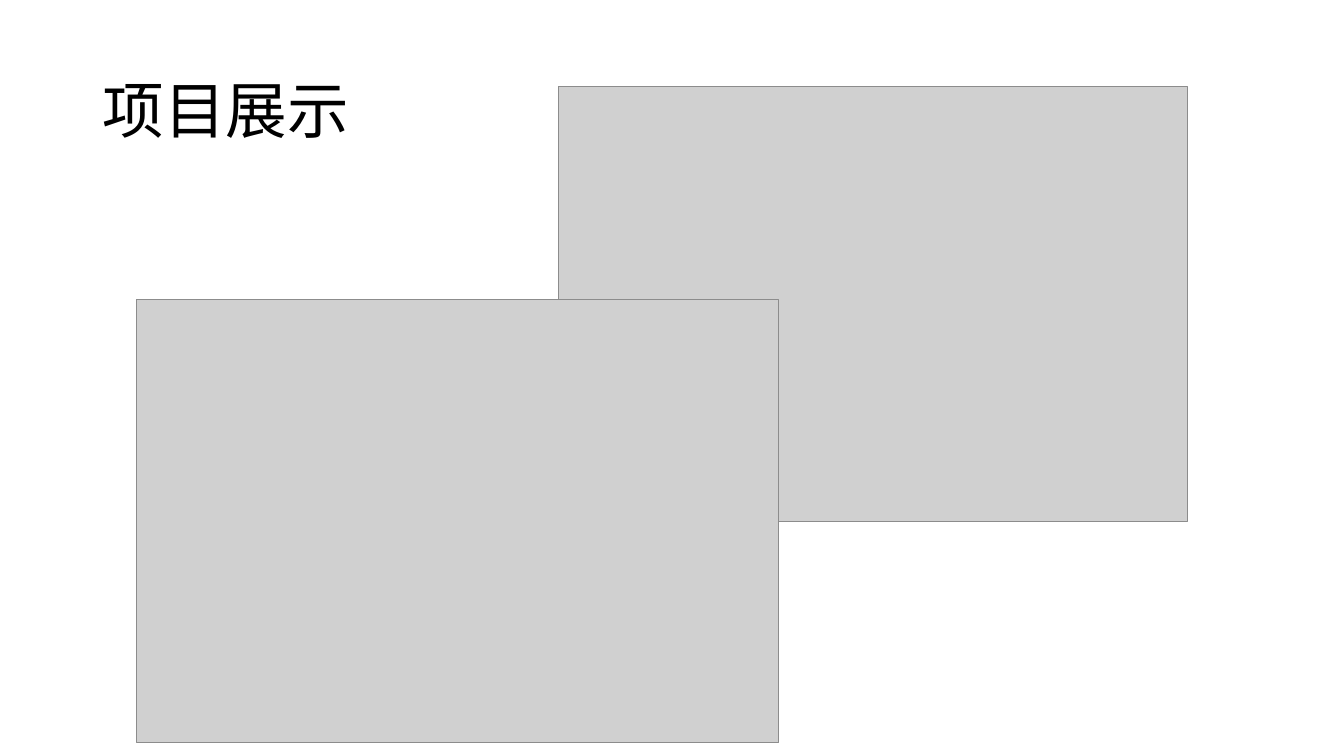
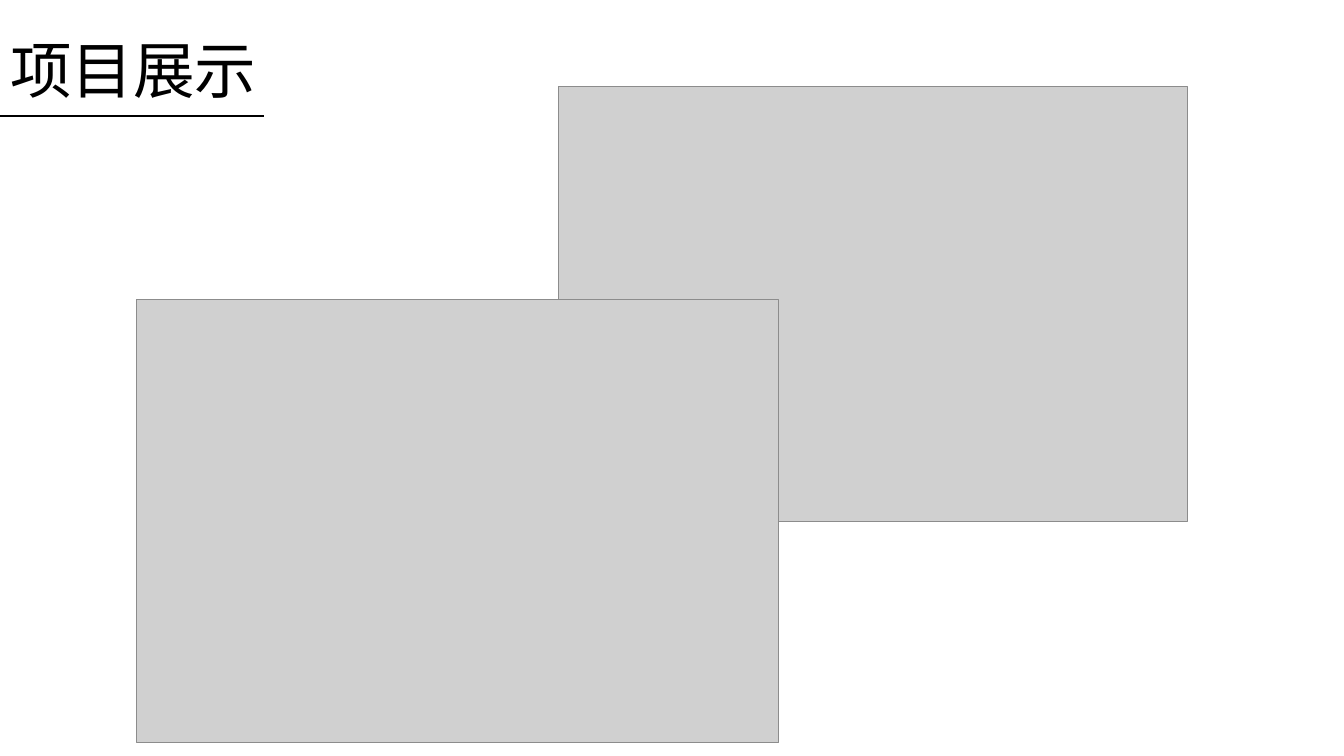
Before and after one commit to haowang-cqu/digital-watermark, a slide deck: slide 10 of doc/数字水印.pptx (slide 11 before the commit). Drawn at 1344x756 pixels with LibreOffice and Linux fonts; fonts in the diff are those of the drawing; grey boxes stand for pictures. Boxes give left, top, right and bottom in pixels: in the first picture for what was removed or moved away, otherwise in the second. Text is boxed around its words. In the diff, an @@ line names an element or a change of style, - is before the commit and + after.

```diff
--- a/doc/数字水印.pptx
+++ b/doc/数字水印.pptx
@@ title "项目展示": place and size @@
-title "项目展示" at bbox=[102, 84, 348, 138]
+title "项目展示" at bbox=[10, 44, 256, 98]
@@ line added from (0, 116) to (264, 116), #000000 1.5 pt @@
```
Also in this commit, not shown: 10 other slides changed, 1 slide removed.
